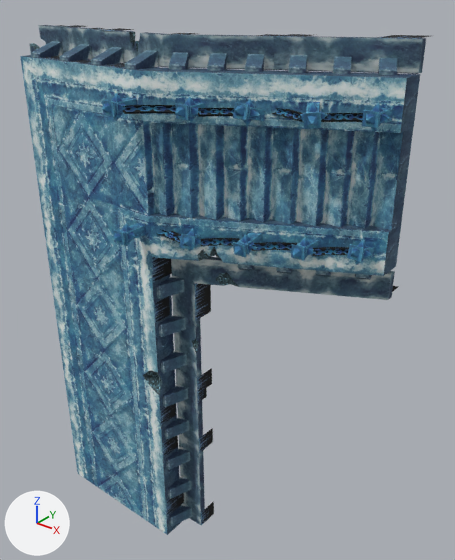
The OBJ model sceneobjs/juqing_fuben_337/juqing_fuben_337_pingtai05_a.obj as it was, and as the next commit left it.
Camera for both pictures: a camera (50 mm lens) standing at (717.0, -954.0, 602.0) and looking at (10.0, -70.0, 55.0). Lighting does not change. The marker at lower left points along +X, +Y and +Z. Where no turn or scale is listed for an object, it has been applied to the vertices. Vertices at the same position are counted once.

Names of what the first picture shows: 'juqing_fuben_337_pingtai05_a'.
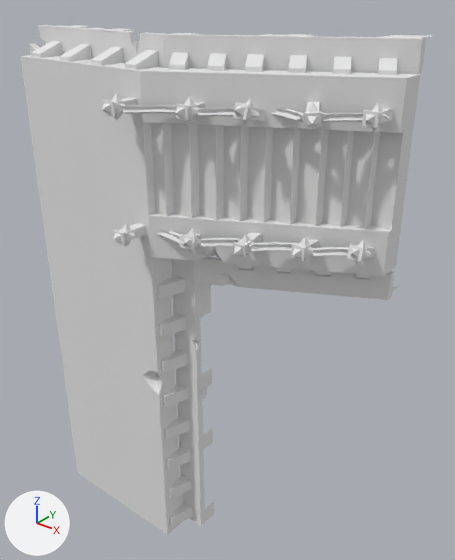
Location of each change, [x1, y1, x2, y2] in pixels of the pictures (455 x 560 px):
part 1 of me_juqing_fuben_337_pingtai05_a, recoloured (blue to grey)
    both: [20, 56, 407, 534]
part 2 of me_juqing_fuben_337_pingtai05_a, recoloured (blue to grey)
    both: [23, 55, 420, 535]
part 3 of me_juqing_fuben_337_pingtai05_a, recoloured
    both: [40, 25, 429, 525]
part 4 of me_juqing_fuben_337_pingtai05_a, recoloured (blue to grey)
    both: [143, 122, 403, 230]
part 5 of me_juqing_fuben_337_pingtai05_a, recoloured (cyan to grey)
    both: [30, 32, 239, 395]
part 6 of me_juqing_fuben_337_pingtai05_a, recoloured (blue to white)
    both: [31, 41, 397, 526]
part 7 of me_juqing_fuben_337_pingtai05_a, recoloured (blue to grey)
    both: [29, 25, 426, 525]
part 8 of me_juqing_fuben_337_pingtai05_a, recoloured (blue to grey)
    both: [102, 93, 393, 265]

Diff of the bpy script that builds the scene:
```diff
--- a/sceneobjs/juqing_fuben_337/juqing_fuben_337_pingtai05_a.obj.py
+++ b/sceneobjs/juqing_fuben_337/juqing_fuben_337_pingtai05_a.obj.py
@@ mat_material_7_1 @@
+mat_material_7_1 = principled_material('material_7')
+mat_material_7_1.base_color = (0.8, 0.8, 0.8)  # white #e7e7e7
+mat_material_7_1.roughness = 1.0
@@ mat_material_6_1 @@
+mat_material_6_1 = principled_material('material_6')
+mat_material_6_1.base_color = (0.8, 0.8, 0.8)  # white #e7e7e7
+mat_material_6_1.roughness = 1.0
@@ mat_material_5_1 @@
+mat_material_5_1 = principled_material('material_5')
+mat_material_5_1.base_color = (0.8, 0.8, 0.8)  # white #e7e7e7
+mat_material_5_1.roughness = 1.0
@@ mat_material_2_1 @@
+mat_material_2_1 = principled_material('material_2')
+mat_material_2_1.base_color = (0.8, 0.8, 0.8)  # white #e7e7e7
+mat_material_2_1.roughness = 1.0
@@ mat_material_3_1 @@
+mat_material_3_1 = principled_material('material_3')
+mat_material_3_1.base_color = (0.8, 0.8, 0.8)  # white #e7e7e7
+mat_material_3_1.roughness = 1.0
@@ mat_material_8_1 @@
+mat_material_8_1 = principled_material('material_8')
+mat_material_8_1.base_color = (0.8, 0.8, 0.8)  # white #e7e7e7
+mat_material_8_1.roughness = 1.0
@@ mat_material_4_1 @@
+mat_material_4_1 = principled_material('material_4')
+mat_material_4_1.base_color = (0.8, 0.8, 0.8)  # white #e7e7e7
+mat_material_4_1.roughness = 1.0
@@ mat_material_1_1 @@
+mat_material_1_1 = principled_material('material_1')
+mat_material_1_1.base_color = (0.8, 0.8, 0.8)  # white #e7e7e7
+mat_material_1_1.roughness = 1.0
@@ me_juqing_fuben_337_pingtai05_a @@
 me_juqing_fuben_337_pingtai05_a.from_pydata(...)  # 1393 vertices, 1653 faces; spans x -377.0..332.0, y -311.0..51.0, z -517.0..517.0
 # used by ob_juqing_fuben_337_pingtai05_a; location = (0.0, 0.0, 0.0)
+# me_juqing_fuben_337_pingtai05_a part 1: all 114 faces that had it switch from mat_material_1 (picture img_juqing_fuben_337_pingtai05_01_png) to mat_material_1_1 (white #e7e7e7)
+# me_juqing_fuben_337_pingtai05_a part 2: all 96 faces that had it switch from mat_material_2 (picture img_juqing_fuben_337_pingtai05_02_png) to mat_material_2_1 (white #e7e7e7)
+# me_juqing_fuben_337_pingtai05_a part 3: all 64 faces that had it switch from mat_material_3 (picture img_juqing_fuben_337_louti02_04_png) to mat_material_3_1 (white #e7e7e7)
+# me_juqing_fuben_337_pingtai05_a part 4: all 80 faces that had it switch from mat_material_4 (picture img_juqing_fuben_337_louti02_01_png) to mat_material_4_1 (white #e7e7e7)
+# me_juqing_fuben_337_pingtai05_a part 5: all 62 faces that had it switch from mat_material_5 (picture img_juqing_fuben_337_pingtai01_04_png) to mat_material_5_1 (white #e7e7e7)
+# me_juqing_fuben_337_pingtai05_a part 6: all 272 faces that had it switch from mat_material_6 (picture img_juqing_fuben_337_pingtai02_04_png) to mat_material_6_1 (white #e7e7e7)
+# me_juqing_fuben_337_pingtai05_a part 7: all 169 faces that had it switch from mat_material_7 (picture img_juqing_fuben_337_pingtai02_03_png) to mat_material_7_1 (white #e7e7e7)
+# me_juqing_fuben_337_pingtai05_a part 8: all 796 faces that had it switch from mat_material_8 (picture img_juqing_fuben_337_langan_png) to mat_material_8_1 (white #e7e7e7)
```
